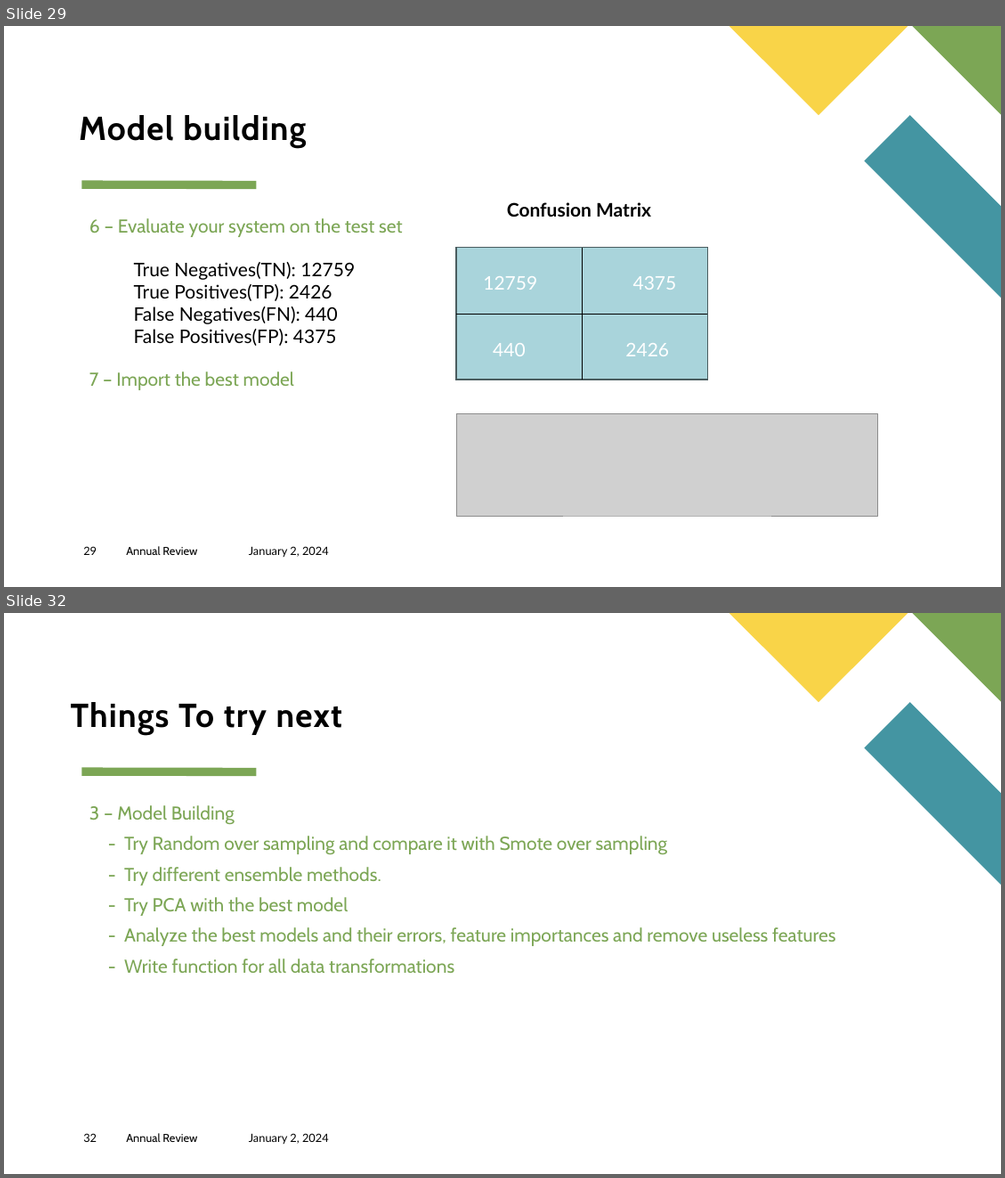
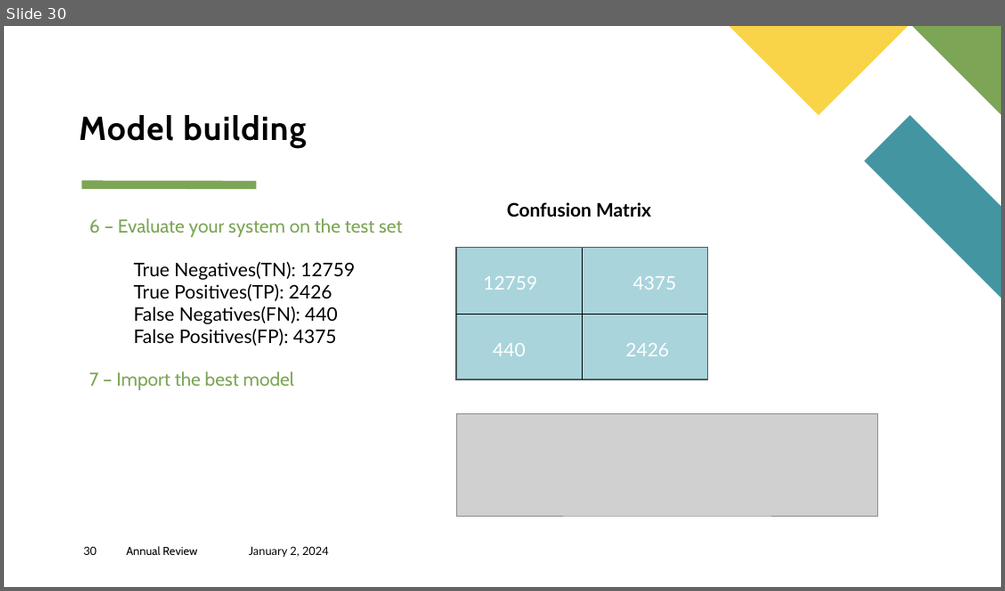
Before and after one commit to AlyAEE/Sports-Wear-Group-Classification-Project, a slide deck: Sport Wear Group Analytics.pptx. Shown one above the other, each under a label of ours: slides 29 and 32 before the commit, slide 30 after it; the slides between them are not shown. The pictures are 1005x1178 and 1005x591 pixels, drawn with LibreOffice and Linux fonts; fonts in the diff are those of the drawing; grey boxes stand for pictures. Boxes give left, top, right and bottom in pixels: in the first picture for what was removed or moved away, otherwise in the second. Text is boxed around its words. In the diff, an @@ line names an element or a change of style, - is before the commit and + after.

Commit message:
updated model building notebook

```diff
--- a/Sport Wear Group Analytics.pptx
+++ b/Sport Wear Group Analytics.pptx
@@ slide 32 removed at (x1=4, y1=613, x2=1001, y2=1174), background #FFFFFF; not listed: 4 template elements that a slide beside it also shows @@
@@ title removed at (x1=71, y1=702, x2=342, y2=735) @@
-Things To try next
@@ text removed at (x1=89, y1=805, x2=835, y2=973) @@
-3 – Model Building
-- Try Random over sampling and compare it with Smote over sampling
-- Try different ensemble methods.
-- Try PCA with the best model
-- Analyze the best models and their errors, feature importances and remove useless features
-- Write function for all data transformations
@@ page number removed at (x1=83, y1=1133, x2=97, y2=1142) @@
-32
@@ text removed at (x1=126, y1=1133, x2=197, y2=1142) @@
-Annual Review
@@ text removed at (x1=249, y1=1133, x2=329, y2=1143) @@
-January 2, 2024
@@ what was slide 29 is now slide 30 @@
@@ page number at (x1=83, y1=546, x2=97, y2=555): text changed @@
-29
+30
```
Also in this commit, not shown: 5 slides changed, 1 slide added, 3 other files.
